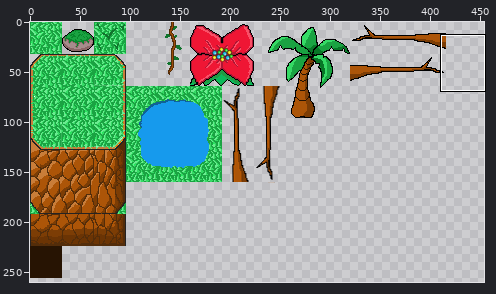
Sprite sheet: bin/Images/Tilesets/Jungle.png. Above: a wide view before the commit, with the close-up outlined.
Close-up. The starting point:
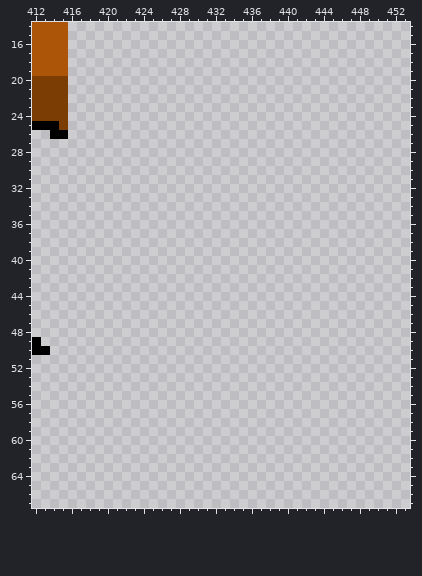
The file is 512x512 pixels. Pixels under 10% opacity are left out. Colours within 5 levels of each other are drawn and written as one. Shown: x 412..453, y 14..67. The wide view leaves out empty margins.
After:
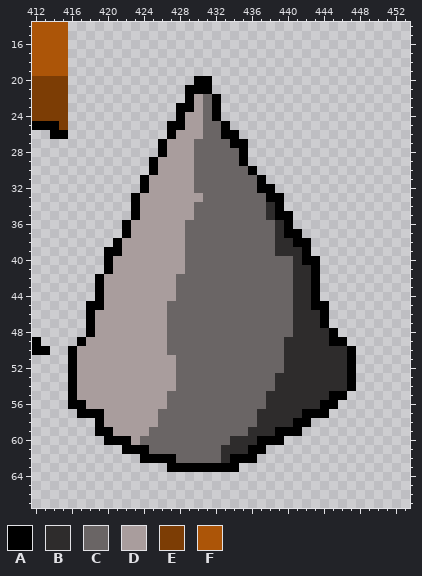
Palette (. is transparent): A #000000  B #2e2c2c  C #6a6565  D #a99d9d  E #7c3d05  F #ac5508
Diff:
{"y":20,"x":430,"old":"..","new":"AA"}
{"y":21,"x":429,"old":"...","new":"AAA"}
{"y":22,"x":429,"old":"....","new":"ADCA"}
{"y":23,"x":428,"old":".....","new":"AADCA"}
{"y":24,"x":428,"old":".....","new":"ADDCA"}
{"y":25,"x":427,"old":".......","new":"AADDCCA"}
{"y":26,"x":427,"old":"........","new":"ADDDCCAA"}
{"y":27,"x":426,"old":"..........","new":"ADDDCCCCAA"}
{"y":28,"x":426,"old":"..........","new":"ADDDCCCCCA"}
{"y":29,"x":425,"old":"...........","new":"ADDDDCCCCCA"}
{"y":30,"x":425,"old":"............","new":"ADDDDCCCCCCA"}
{"y":31,"x":424,"old":"..............","new":"ADDDDDCCCCCCCA"}
{"y":32,"x":424,"old":"...............","new":"ADDDDDCCCCCCCAA"}
{"y":33,"x":423,"old":".................","new":"ADDDDDDDCCCCCCCAA"}
{"y":34,"x":423,"old":".................","new":"ADDDDDDCCCCCCCCBA"}
{"y":35,"x":423,"old":"..................","new":"ADDDDDDCCCCCCCCBAA"}
{"y":36,"x":422,"old":"...................","new":"ADDDDDDCCCCCCCCCCBA"}
{"y":37,"x":422,"old":"....................","new":"ADDDDDDCCCCCCCCCCBAA"}
{"y":38,"x":421,"old":"......................","new":"ADDDDDDDCCCCCCCCCCBBAA"}
{"y":39,"x":420,"old":".......................","new":"AADDDDDDDCCCCCCCCCCBBBA"}
{"y":40,"x":420,"old":"........................","new":"ADDDDDDDDCCCCCCCCCCCCBAA"}
{"y":41,"x":420,"old":"........................","new":"ADDDDDDDDCCCCCCCCCCCCBBA"}
{"y":42,"x":419,"old":".........................","new":"ADDDDDDDDCCCCCCCCCCCCCBBA"}
{"y":43,"x":419,"old":".........................","new":"ADDDDDDDDCCCCCCCCCCCCCBBA"}
{"y":44,"x":419,"old":".........................","new":"ADDDDDDDDCCCCCCCCCCCCCBBA"}
{"y":45,"x":418,"old":"...........................","new":"AADDDDDDDCCCCCCCCCCCCCCBBAA"}
{"y":46,"x":418,"old":"...........................","new":"ADDDDDDDDCCCCCCCCCCCCCCBBBA"}
{"y":47,"x":418,"old":"...........................","new":"ADDDDDDDDCCCCCCCCCCCCCCBBBA"}
{"y":48,"x":418,"old":"............................","new":"ADDDDDDDDCCCCCCCCCCCCCCBBBBA"}
{"y":49,"x":417,"old":"..............................","new":"ADDDDDDDDDCCCCCCCCCCCCCBBBBBAA"}
{"y":50,"x":416,"old":"................................","new":"ADDDDDDDDDDCCCCCCCCCCCCCBBBBBBBA"}
{"y":51,"x":416,"old":"................................","new":"ADDDDDDDDDDDCCCCCCCCCCCCBBBBBBBA"}
{"y":52,"x":416,"old":"................................","new":"ADDDDDDDDDDDCCCCCCCCCCCCBBBBBBBA"}
{"y":53,"x":416,"old":"................................","new":"ADDDDDDDDDDDCCCCCCCCCCCBBBBBBBBA"}
{"y":54,"x":416,"old":"................................","new":"ADDDDDDDDDDDCCCCCCCCCCCBBBBBBBBA"}
{"y":55,"x":416,"old":"...............................","new":"ADDDDDDDDDDCCCCCCCCCCCBBBBBBBAA"}
{"y":56,"x":416,"old":"..............................","new":"AADDDDDDDDDCCCCCCCCCCCBBBBBBAA"}
{"y":57,"x":417,"old":"............................","new":"AAADDDDDDCCCCCCCCCCCBBBBBAAA"}
{"y":58,"x":419,"old":"........................","new":"ADDDDDDCCCCCCCCCCCBBBBAA"}
{"y":59,"x":419,"old":".......................","new":"AADDDDCCCCCCCCCCCBBBAAA"}
{"y":60,"x":420,"old":"....................","new":"AAADCCCCCCCCCCBBBAAA"}
{"y":61,"x":422,"old":"................","new":"AAACCCCCCCCBBBAA"}
{"y":62,"x":424,"old":".............","new":"AAAACCCCCBAAA"}
{"y":63,"x":427,"old":"........","new":"AAAAAAAA"}
